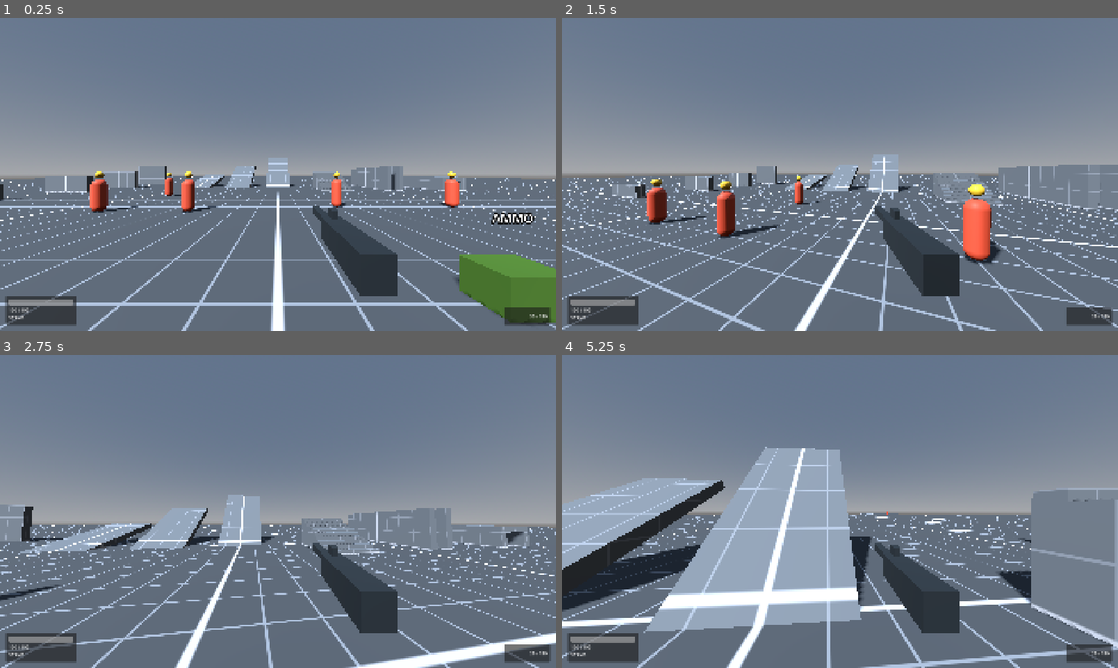
Above: before the commit, frames 1-4 (two rows, left to right).
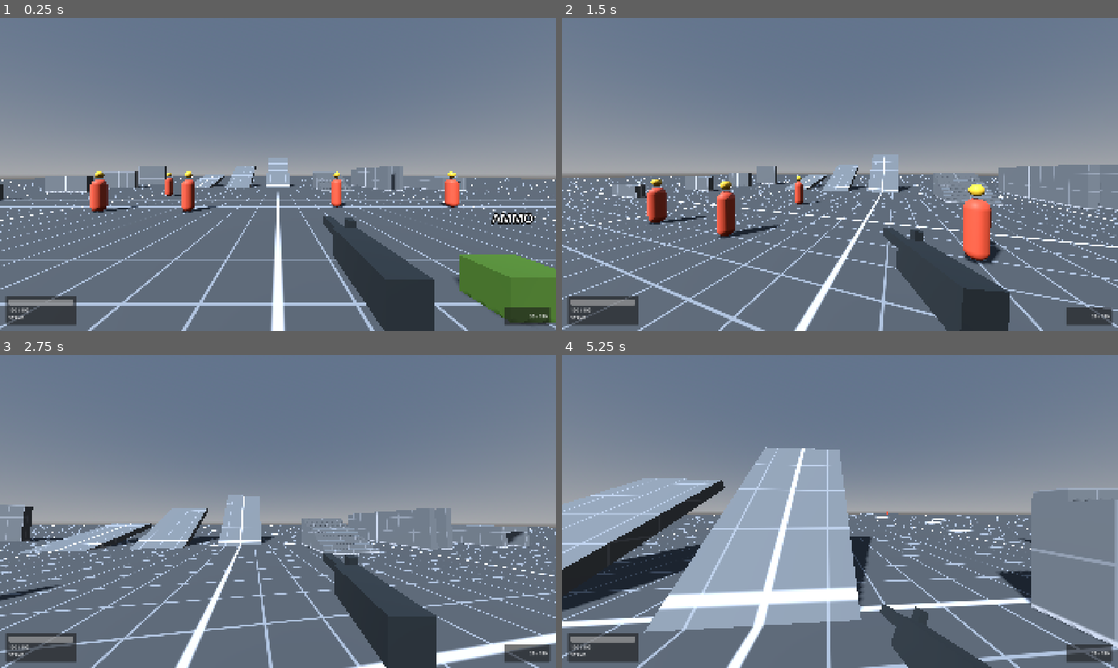
Above: after the commit, the same moments.

Repository: FIOWB21/BattleBitAntigravity
Game: Godot game, scene res://src/maps/testbed/testbed.tscn
Same seed, same stepped clock (60 frames per second), same inputs: the game is played once before the commit and once after it.
Inputs (mouse positions are in pixels of both pictures, inside the frame that each line leads up to):
- Up to frame 1 (0.25 s): no input
- Up to frame 2 (1.5 s): tap Enter at 0.5 s; move the mouse to (867, 174) at 0.52 s; hold W (move_forward) from 0.53 s (still down); click (867, 174) at 0.6 s; tap Space (jump) at 0.77 s; tap Shift (sprint) at 0.8, 1.35 s; move the mouse to (812, 174) at 1.27 s
- Up to frame 3 (2.75 s): keep holding W (move_forward); tap Space (jump) at 1.52 s; click (250, 511) at 1.55 s; move the mouse to (289, 505) at 2.02 s; right-click (289, 505) at 2.1 s; tap Shift (sprint) at 2.3 s
- Up to frame 4 (5.25 s): keep holding W (move_forward); move the mouse to (834, 517) at 2.77 s; tap T (chat) at 2.85 s; tap Space (jump) at 3.02, 3.77, 4.52 s; click (834, 517) at 3.05 s; move the mouse to (878, 514) at 3.52 s; tap Ctrl (crouch) at 3.6 s; tap Shift (sprint) at 3.8 s; tap M (map) at 4.15 s; move the mouse to (795, 508) at 4.27 s; click (795, 508) at 4.35 s; tap R (reload) at 4.9 s; move the mouse to (845, 511) at 5.02 s; tap F (interact) at 5.1 s

The runs differ from the first frame. In frame 1, 2.2% of the frame differs, in the area x 56-79%, y 60-100%; in frame 2, 3.2%; in frame 3, 2.3%; in frame 4, 3.8%, in the area x 56-78%, y 60-100%.

Commit message:
step(2.8): add viewmodel rig and procedural spring animations

Diff:
--- a/src/player/player.gd
+++ b/src/player/player.gd
@@ -135,8 +135,11 @@
 		return
 	if not is_mouse_captured():
 		return
+	var previous_look: Vector2 = Vector2(input_reader.yaw, input_reader.pitch)
 	input_reader.handle_input_event(event)
 	if event is InputEventMouseMotion:
+		if ads_view != null and ads_view.rig != null:
+			ads_view.rig.motion.add_look_delta(Vector2(input_reader.yaw, input_reader.pitch) - previous_look)
 		if head != null:
 			head.rotation.x = input_reader.pitch
 
@@ -227,6 +230,8 @@
 	if ads_view != null:
 		ads_view.apply_ads(ads.amount(true))
 	var horiz_speed: float = Vector2(velocity.x, velocity.z).length()
+	if ads_view != null and ads_view.rig != null:
+		ads_view.rig.advance(delta, horiz_speed, is_on_floor(), motor.is_sprinting)
 	var eff_offset: Vector3 = Vector3.ZERO
 	var eff_rot: Vector3 = Vector3.ZERO
 	if camera_effects != null:
--- /dev/null
+++ b/src/weapons/data/default_viewmodel.tres
@@ -0,0 +1,24 @@
+[gd_resource type="Resource" script_class="ViewmodelConfig" load_steps=3 format=3]
+
+[ext_resource type="Script" path="res://src/weapons/viewmodel_config.gd" id="1"]
+
+[sub_resource type="Curve" id="Reload"]
+_data = [Vector2(0, 0), 0.0, 0.0, 0, 0, Vector2(0.2, 1), 0.0, 0.0, 0, 0, Vector2(0.7, 1), 0.0, 0.0, 0, 0, Vector2(1, 0), 0.0, 0.0, 0, 0]
+point_count = 4
+
+[resource]
+script = ExtResource("1")
+fov = 75.0
+spring_frequency = 5.0
+sway_scale = 0.025
+sway_max_radians = 0.06
+bob_cycles_per_meter = 0.45
+bob_reference_speed = 5.0
+bob_offset = Vector3(0.008, 0.006, 0.0)
+kick_velocity = Vector3(0.0, 0.0, 0.8)
+kick_angular_velocity = Vector3(1.2, 0.0, 0.1)
+sprint_offset = Vector3(0.03, -0.08, 0.03)
+sprint_rotation = Vector3(-0.2, 0.15, -0.35)
+reload_offset = Vector3(0.0, -0.16, 0.06)
+reload_rotation = Vector3(-0.35, 0.1, -0.6)
+reload_curve = SubResource("Reload")
--- /dev/null
+++ b/src/weapons/viewmodel_config.gd
@@ -0,0 +1,17 @@
+class_name ViewmodelConfig
+extends Resource
+
+@export_range(1.0, 179.0) var fov: float = 75.0
+@export var spring_frequency: float = 5.0
+@export var sway_scale: float = 0.025
+@export var sway_max_radians: float = 0.06
+@export var bob_cycles_per_meter: float = 0.45
+@export var bob_reference_speed: float = 5.0
+@export var bob_offset: Vector3 = Vector3(0.008, 0.006, 0.0)
+@export var kick_velocity: Vector3 = Vector3(0.0, 0.0, 0.8)
+@export var kick_angular_velocity: Vector3 = Vector3(1.2, 0.0, 0.1)
+@export var sprint_offset: Vector3 = Vector3(0.03, -0.08, 0.03)
+@export var sprint_rotation: Vector3 = Vector3(-0.2, 0.15, -0.35)
+@export var reload_offset: Vector3 = Vector3(0.0, -0.16, 0.06)
+@export var reload_rotation: Vector3 = Vector3(-0.35, 0.1, -0.6)
+@export var reload_curve: Curve
--- /dev/null
+++ b/src/weapons/viewmodel_motion.gd
@@ -0,0 +1,73 @@
+# Косметическое состояние: не читает Input, не изменяет симуляцию оружия.
+class_name ViewmodelMotion
+extends RefCounted
+
+const MIN_REFERENCE_SPEED: float = 0.001
+
+var offset: ViewmodelSpring = ViewmodelSpring.new()
+var angles: ViewmodelSpring = ViewmodelSpring.new()
+var reload_elapsed: float = 0.0
+var reload_duration: float = 0.0
+var reloading: bool = false
+var _phase: float = 0.0
+var _look_delta: Vector2 = Vector2.ZERO
+
+
+func reset() -> void:
+	offset.reset()
+	angles.reset()
+	reload_elapsed = 0.0
+	reload_duration = 0.0
+	reloading = false
+	_phase = 0.0
+	_look_delta = Vector2.ZERO
+
+
+func add_look_delta(change: Vector2) -> void:
+	_look_delta += change
+
+
+func kick(config: ViewmodelConfig) -> void:
+	offset.velocity += config.kick_velocity
+	angles.velocity += config.kick_angular_velocity
+
+
+func start_reload(duration: float) -> void:
+	reload_elapsed = 0.0
+	reload_duration = maxf(duration, 0.0)
+	reloading = reload_duration > 0.0
+
+
+func stop_reload() -> void:
+	reloading = false
+
+
+func advance(config: ViewmodelConfig, delta: float, speed: float,
+		grounded: bool, sprinting: bool) -> void:
+	if not is_finite(delta) or delta <= 0.0:
+		return
+	var walking_speed: float = maxf(speed, 0.0) if grounded else 0.0
+	_phase = fposmod(_phase + walking_speed * config.bob_cycles_per_meter * TAU * delta, TAU)
+	var bob: float = clampf(walking_speed / maxf(config.bob_reference_speed, MIN_REFERENCE_SPEED), 0.0, 1.0)
+	var target: Vector3 = Vector3(sin(_phase), cos(_phase * 2.0), 0.0) * config.bob_offset * bob
+	var sway: Vector2 = (_look_delta * config.sway_scale / delta).limit_length(config.sway_max_radians)
+	_look_delta = Vector2.ZERO
+	var rotation_target: Vector3 = Vector3(-sway.y, -sway.x, -sway.x)
+	if sprinting:
+		target += config.sprint_offset
+		rotation_target += config.sprint_rotation
+	var reload_amount: float = _advance_reload(config, delta)
+	target += config.reload_offset * reload_amount
+	rotation_target += config.reload_rotation * reload_amount
+	offset.advance(target, config.spring_frequency, delta)
+	angles.advance(rotation_target, config.spring_frequency, delta)
+
+
+func _advance_reload(config: ViewmodelConfig, delta: float) -> float:
+	if not reloading:
+		return 0.0
+	reload_elapsed = minf(reload_elapsed + delta, reload_duration)
+	var progress: float = reload_elapsed / reload_duration
+	if progress >= 1.0:
+		reloading = false
+	return config.reload_curve.sample(progress) if config.reload_curve != null else sin(PI * progress)
--- /dev/null
+++ b/src/weapons/viewmodel_rig.gd
@@ -0,0 +1,77 @@
+# Отдельный узел представления под камерой. Все модели прогреты до кадрового цикла.
+class_name ViewmodelRig
+extends Node3D
+
+const DEFAULT_CONFIG: ViewmodelConfig = preload("res://src/weapons/data/default_viewmodel.tres")
+const RENDER_PRIORITY: int = 127
+
+var motion: ViewmodelMotion = ViewmodelMotion.new()
+var config: ViewmodelConfig = DEFAULT_CONFIG
+var _weapon: Weapon
+
+
+func bind_weapon(weapon: Weapon) -> void:
+	_disconnect_weapon()
+	_weapon = weapon
+	motion.reset()
+	position = Vector3.ZERO
+	rotation = Vector3.ZERO
+	if weapon == null:
+		return
+	config = weapon.data.viewmodel_config if weapon.data.viewmodel_config != null else DEFAULT_CONFIG
+	weapon.fired.connect(_on_fired)
+	weapon.reload_started.connect(_on_reload_started)
+	weapon.reload_finished.connect(_on_reload_stopped)
+	weapon.reload_cancelled.connect(_on_reload_stopped)
+	if weapon.state == Weapon.State.RELOADING:
+		_on_reload_started()
+
+
+func _disconnect_weapon() -> void:
+	if not is_instance_valid(_weapon):
+		return
+	_weapon.fired.disconnect(_on_fired)
+	_weapon.reload_started.disconnect(_on_reload_started)
+	_weapon.reload_finished.disconnect(_on_reload_stopped)
+	_weapon.reload_cancelled.disconnect(_on_reload_stopped)
+
+
+func advance(delta: float, speed: float, grounded: bool, sprinting: bool) -> void:
+	if _weapon == null:
+		return
+	motion.advance(config, delta, speed, grounded, sprinting)
+	position = motion.offset.value
+	rotation = motion.angles.value
+
+
+func prepare_geometry(geometry: GeometryInstance3D, settings: ViewmodelConfig) -> void:
+	geometry.cast_shadow = GeometryInstance3D.SHADOW_CASTING_SETTING_OFF
+	geometry.ignore_occlusion_culling = true
+	if not geometry is MeshInstance3D:
+		return
+	var instance: MeshInstance3D = geometry as MeshInstance3D
+	if instance.mesh == null:
+		return
+	instance.mesh = instance.mesh.duplicate() as Mesh
+	for surface: int in range(instance.mesh.get_surface_count()):
+		var source: Material = instance.get_active_material(surface)
+		var material: BaseMaterial3D = source.duplicate() as BaseMaterial3D if source is BaseMaterial3D else StandardMaterial3D.new()
+		material.use_fov_override = true
+		material.fov_override = settings.fov
+		material.no_depth_test = true
+		material.transparency = BaseMaterial3D.TRANSPARENCY_ALPHA
+		material.render_priority = RENDER_PRIORITY
+		instance.mesh.surface_set_material(surface, material)
+
+
+func _on_fired(_tick: int) -> void:
+	motion.kick(config)
+
+
+func _on_reload_started() -> void:
+	var duration: float = _weapon.data.reload_empty_time if _weapon.ammo_in_mag == 0 else _weapon.data.reload_time
+	motion.start_reload(duration)
+
+
+func _on_reload_stopped() -> void:
+	motion.stop_reload()
--- /dev/null
+++ b/src/weapons/viewmodel_spring.gd
@@ -0,0 +1,22 @@
+# Точное решение критически затухающей пружины при постоянной цели за кадр.
+class_name ViewmodelSpring
+extends RefCounted
+
+var value: Vector3 = Vector3.ZERO
+var velocity: Vector3 = Vector3.ZERO
+
+
+func reset() -> void:
+	value = Vector3.ZERO
+	velocity = Vector3.ZERO
+
+
+func advance(target: Vector3, frequency: float, delta: float) -> void:
+	if not is_finite(delta) or delta <= 0.0:
+		return
+	var omega: float = TAU * maxf(frequency, 0.0)
+	var offset: Vector3 = value - target
+	var coefficient: Vector3 = velocity + offset * omega
+	var decay: float = exp(-omega * delta)
+	value = target + (offset + coefficient * delta) * decay
+	velocity = (velocity - coefficient * omega * delta) * decay
--- a/src/weapons/weapon_ads_view.gd
+++ b/src/weapons/weapon_ads_view.gd
@@ -6,6 +6,7 @@
 
 var model: Node3D
 var overlay: ScopeOverlay
+var rig: ViewmodelRig
 
 var _weapon: Weapon
 var _local: bool = false
@@ -28,33 +29,44 @@
 		overlay = ScopeOverlay.new()
 		canvas.add_child(overlay)
 	_select_model()
+	if rig != null:
+		rig.bind_weapon(_weapon if _local else null)
 
 
 # Предварительная загрузка всего комплекта: смена в физическом тике не создаёт модель.
 func cache_weapon(weapon: Weapon, local: bool) -> void:
 	if not local or weapon == null or _models.has(weapon):
 		return
+	if rig == null:
+		rig = ViewmodelRig.new()
+		rig.name = "ViewmodelRig"
+		add_child(rig)
 	var scene: PackedScene = weapon.data.viewmodel_scene
 	var cached: Node3D = (scene if scene != null else FALLBACK_MODEL).instantiate() as Node3D
 	_models[weapon] = cached
 	var geometry: Array[GeometryInstance3D] = []
 	_geometries[weapon] = geometry
 	if cached != null:
-		add_child(cached)
+		rig.add_child(cached)
 		cached.visible = false
 		_cache_geometry(cached, geometry)
+		var settings: ViewmodelConfig = weapon.data.viewmodel_config
+		for item: GeometryInstance3D in geometry:
+			rig.prepare_geometry(item, settings if settings != null else ViewmodelRig.DEFAULT_CONFIG)
 
 
 func _rebuild() -> void:
 	if _models.has(_weapon):
 		var cached: Node3D = _models[_weapon]
 		if is_instance_valid(cached):
-			remove_child(cached)
+			cached.get_parent().remove_child(cached)
 			cached.queue_free()
 		_models.erase(_weapon)
 		_geometries.erase(_weapon)
 	model = null
 	_select_model()
+	if rig != null:
+		rig.bind_weapon(_weapon if _local else null)
 
 
 func _select_model() -> void:
--- a/src/weapons/weapon_data.gd
+++ b/src/weapons/weapon_data.gd
@@ -60,6 +60,7 @@
 @export var spread_max_deg: float = 15.0
 
 @export_group("Presentation")
+@export var viewmodel_config: ViewmodelConfig
 @export var viewmodel_hip_offset: Vector3 = Vector3(0.22, -0.22, -0.5)
 @export var viewmodel_ads_offset: Vector3 = Vector3(0.0, -0.1, -0.5)
 @export var scope_overlay_enabled: bool = true
--- a/tests/unit/test_player_ads.gd
+++ b/tests/unit/test_player_ads.gd
@@ -100,7 +100,7 @@
 	assert_eq(_player.ads.fraction, 0.0)
 	assert_eq(_player.ads.visual_fraction, 0.0)
 	assert_eq(_player.input_reader.aim_sensitivity_scale, 1.0)
-	assert_eq(_player.ads_view.get_child_count(), 3, "Two cached models and one canvas after rebuild")
+	assert_eq(_player.ads_view.rig.get_child_count(), 2, "Two cached models after rebuild")
 
 
 func test_remote_player_has_no_local_model_or_scope() -> void:
--- /dev/null
+++ b/tests/unit/test_viewmodel_motion.gd
@@ -0,0 +1,136 @@
+extends GutTest
+
+const EPSILON: float = 0.0001
+const CONFIG: ViewmodelConfig = preload("res://src/weapons/data/default_viewmodel.tres")
+
+
+func test_analytic_spring_matches_subdivided_time_and_large_frames() -> void:
+	for fps: int in [5, 15, 30, 60, 144, 360]:
+		var spring: ViewmodelSpring = ViewmodelSpring.new()
+		spring.velocity = Vector3(1.0, -2.0, 3.0)
+		var single: ViewmodelSpring = ViewmodelSpring.new()
+		single.velocity = spring.velocity
+		var target: Vector3 = Vector3(0.2, -0.1, 0.3)
+		single.advance(target, 2.0, 1.0)
+		for frame: int in range(fps):
+			spring.advance(target, 2.0, 1.0 / fps)
+		assert_almost_eq(spring.value, single.value, EPSILON)
+		assert_almost_eq(spring.velocity, single.velocity, EPSILON)
+		spring.advance(target, 5.0, 10.0)
+		assert_almost_eq(spring.value, target, EPSILON)
+		assert_true(spring.velocity.is_finite())
+	print("ACCEPT 2.8: analytic springs stable at 5..360 FPS and 10-second frame")
+
+
+func test_invalid_delta_is_ignored_and_reset_clears_impulses() -> void:
+	var spring: ViewmodelSpring = ViewmodelSpring.new()
+	spring.velocity = Vector3.ONE
+	for delta: float in [0.0, -1.0, INF, NAN]:
+		spring.advance(Vector3.ONE, 5.0, delta)
+		assert_eq(spring.value, Vector3.ZERO)
+		assert_eq(spring.velocity, Vector3.ONE)
+	spring.reset()
+	assert_eq(spring.velocity, Vector3.ZERO)
+
+
+func test_zero_frequency_is_free_motion() -> void:
+	var spring: ViewmodelSpring = ViewmodelSpring.new()
+	spring.velocity = Vector3(0.1, 0.0, 0.0)
+	spring.advance(Vector3.ONE, 0.0, 2.0)
+	assert_almost_eq(spring.value, Vector3(0.2, 0.0, 0.0), EPSILON)
+
+
+func test_kick_impulse_returns_to_rest_at_low_and_high_fps() -> void:
+	for fps: int in [5, 15, 60, 144, 360]:
+		var motion: ViewmodelMotion = ViewmodelMotion.new()
+		motion.kick(CONFIG)
+		assert_eq(motion.offset.velocity, CONFIG.kick_velocity)
+		for frame: int in range(fps * 2):
+			motion.advance(CONFIG, 1.0 / fps, 0.0, true, false)
+			assert_true(motion.offset.value.is_finite())
+			assert_lt(motion.offset.value.length(), 1.0)
+		assert_almost_eq(motion.offset.value, Vector3.ZERO, EPSILON)
+		assert_almost_eq(motion.angles.value, Vector3.ZERO, EPSILON)
+
+
+func test_mouse_sway_is_bounded_and_does_not_depend_on_event_count() -> void:
+	var batched: ViewmodelMotion = ViewmodelMotion.new()
+	var split: ViewmodelMotion = ViewmodelMotion.new()
+	batched.add_look_delta(Vector2(0.2, -0.1))
+	for event: int in range(10):
+		split.add_look_delta(Vector2(0.02, -0.01))
+	batched.advance(CONFIG, 0.1, 0.0, true, false)
+	split.advance(CONFIG, 0.1, 0.0, true, false)
+	assert_almost_eq(batched.angles.value, split.angles.value, EPSILON)
+	assert_gt(absf(batched.angles.value.y), 0.0)
+	assert_lte(batched.angles.value.length(), CONFIG.sway_max_radians * sqrt(2.0))
+	batched.advance(CONFIG, 2.0, 0.0, true, false)
+	assert_almost_eq(batched.angles.value, Vector3.ZERO, EPSILON)
+
+
+func test_continuous_mouse_motion_has_same_response_at_different_fps() -> void:
+	var reference: Vector3 = Vector3.ZERO
+	for fps: int in [15, 60, 144, 360]:
+		var motion: ViewmodelMotion = ViewmodelMotion.new()
+		for frame: int in range(fps):
+			motion.add_look_delta(Vector2(0.5, -0.3) / fps)
+			motion.advance(CONFIG, 1.0 / fps, 0.0, true, false)
+		if reference == Vector3.ZERO:
+			reference = motion.angles.value
+		assert_almost_eq(motion.angles.value, reference, EPSILON)
+
+
+func test_bob_requires_grounded_movement_and_remains_bounded() -> void:
+	var motion: ViewmodelMotion = ViewmodelMotion.new()
+	motion.advance(CONFIG, 0.1, 5.0, false, false)
+	assert_eq(motion.offset.value, Vector3.ZERO)
+	motion.advance(CONFIG, 0.1, 0.0, true, false)
+	assert_eq(motion.offset.value, Vector3.ZERO)
+	motion.advance(CONFIG, 0.1, 5.0, true, false)
+	assert_gt(motion.offset.value.length(), 0.0)
+	for frame: int in range(120):
+		motion.advance(CONFIG, 0.1, 100.0, true, false)
+		assert_lt(motion.offset.value.length(), CONFIG.bob_offset.length())
+	motion.advance(CONFIG, 2.0, 0.0, false, false)
+	assert_almost_eq(motion.offset.value, Vector3.ZERO, EPSILON)
+
+
+func test_sprint_pose_converges_and_returns_without_bob() -> void:
+	var motion: ViewmodelMotion = ViewmodelMotion.new()
+	motion.advance(CONFIG, 1.0, 0.0, true, true)
+	assert_almost_eq(motion.offset.value, CONFIG.sprint_offset, EPSILON)
+	assert_almost_eq(motion.angles.value, CONFIG.sprint_rotation, EPSILON)
+	motion.advance(CONFIG, 1.0, 0.0, true, false)
+	assert_almost_eq(motion.offset.value, Vector3.ZERO, EPSILON)
+	assert_almost_eq(motion.angles.value, Vector3.ZERO, EPSILON)
+
+
+func test_reload_curve_duration_cancel_and_zero_duration() -> void:
+	assert_eq(CONFIG.reload_curve.sample(0.0), 0.0)
+	assert_eq(CONFIG.reload_curve.sample(1.0), 0.0)
+	var motion: ViewmodelMotion = ViewmodelMotion.new()
+	motion.start_reload(2.0)
+	motion.advance(CONFIG, 0.5, 0.0, true, false)
+	assert_true(motion.reloading)
+	assert_almost_eq(motion.offset.value, CONFIG.reload_offset, EPSILON)
+	motion.stop_reload()
+	motion.advance(CONFIG, 1.0, 0.0, true, false)
+	assert_almost_eq(motion.offset.value, Vector3.ZERO, EPSILON)
+	motion.start_reload(0.0)
+	assert_false(motion.reloading)
+	motion.start_reload(2.0)
+	motion.advance(CONFIG, 2.0, 0.0, true, false)
+	assert_false(motion.reloading)
+	assert_eq(motion.reload_elapsed, 2.0)
+
+
+func test_reset_clears_all_motion_state() -> void:
+	var motion: ViewmodelMotion = ViewmodelMotion.new()
+	motion.start_reload(2.0)
+	motion.kick(CONFIG)
+	motion.add_look_delta(Vector2.ONE)
+	motion.reset()
+	motion.advance(CONFIG, 0.1, 0.0, true, false)
+	assert_eq(motion.offset.value, Vector3.ZERO)
+	assert_eq(motion.angles.value, Vector3.ZERO)
+	assert_false(motion.reloading)
--- /dev/null
+++ b/tests/unit/test_viewmodel_rig.gd
@@ -0,0 +1,156 @@
+extends GutTest
+
+var _player: Player
+
+
+func before_each() -> void:
+	_player = (load("res://src/player/player.tscn") as PackedScene).instantiate() as Player
+	add_child_autofree(_player)
+	_player.set_physics_process(false)
+	_player.set_process(false)
+	_player.release_mouse()
+
+
+func test_rig_is_under_camera_and_all_cached_models_use_private_overlay_materials() -> void:
+	var rig: ViewmodelRig = _player.ads_view.rig
+	assert_true(_player.camera.is_ancestor_of(rig))
+	assert_eq(rig.get_child_count(), 2)
+	var materials: Array[Material] = []
+	for model: Node in rig.get_children():
+		for child: Node in model.get_children():
+			var mesh: MeshInstance3D = child as MeshInstance3D
+			var material: BaseMaterial3D = mesh.get_active_material(0) as BaseMaterial3D
+			assert_true(material.use_fov_override)
+			assert_true(material.no_depth_test)
+			assert_eq(material.fov_override, rig.config.fov)
+			assert_eq(material.render_priority, ViewmodelRig.RENDER_PRIORITY)
+			assert_null(mesh.get_surface_override_material(0))
+			assert_false(materials.has(material))
+			materials.append(material)
+			assert_true(mesh.ignore_occlusion_culling)
+			assert_eq(mesh.cast_shadow, GeometryInstance3D.SHADOW_CASTING_SETTING_OFF)
+
+
+func test_world_fov_changes_do_not_change_viewmodel_projection() -> void:
+	var mesh: MeshInstance3D = _player.ads_view.model.get_node("Receiver") as MeshInstance3D
+	var material: BaseMaterial3D = mesh.get_active_material(0) as BaseMaterial3D
+	for fov: float in [60.0, 90.0, 120.0]:
+		_player.camera.fov = fov
+		_player.ads_view.rig.advance(0.1, 0.0, true, false)
+		assert_eq(material.fov_override, 75.0)
+
+
+func test_scene_materials_remain_unchanged_and_repeated_immediate_free_is_safe() -> void:
+	var scene: PackedScene = load("res://src/weapons/temporary_viewmodel.tscn") as PackedScene
+	var model: Node = scene.instantiate()
+	var mesh: MeshInstance3D = model.get_node("Receiver") as MeshInstance3D
+	var source_mesh: Mesh = mesh.mesh
+	var material: BaseMaterial3D = mesh.get_active_material(0) as BaseMaterial3D
+	assert_false(material.use_fov_override)
+	assert_false(material.no_depth_test)
+	assert_eq(material.transparency, BaseMaterial3D.TRANSPARENCY_DISABLED)
+	model.free()
+	for cycle: int in range(3):
+		var player: Player = (load("res://src/player/player.tscn") as PackedScene).instantiate() as Player
+		add_child(player)
+		assert_ne((player.ads_view.model.get_node("Receiver") as MeshInstance3D).mesh, source_mesh)
+		player.free()
+		await get_tree().process_frame
+
+
+func test_authoritative_fire_kicks_and_blocked_or_reloading_weapon_does_not() -> void:
+	var rig: ViewmodelRig = _player.ads_view.rig
+	var weapon: Weapon = _player.weapon
+	var inp: PlayerInput = PlayerInput.new()
+	inp.tick = 1
+	inp.buttons = PlayerInput.BTN_FIRE
+	weapon.simulate(inp, true)
+	assert_eq(rig.motion.offset.velocity, Vector3.ZERO)
+	inp.tick += 1
+	inp.buttons = 0
+	weapon.simulate(inp)
+	inp.tick += 1
+	inp.buttons = PlayerInput.BTN_FIRE
+	weapon.simulate(inp)
+	assert_eq(rig.motion.offset.velocity, rig.config.kick_velocity)
+	rig.motion.reset()
+	inp.tick += 1
+	inp.buttons = PlayerInput.BTN_RELOAD
+	weapon.simulate(inp)
+	assert_true(rig.motion.reloading)
+	inp.tick += 1
+	inp.buttons = PlayerInput.BTN_FIRE
+	weapon.simulate(inp)
+	assert_eq(rig.motion.offset.velocity, Vector3.ZERO)
+
+
+func test_shot_signal_kicks_once_and_binding_disconnects_previous_weapon() -> void:
+	var rig: ViewmodelRig = _player.ads_view.rig
+	var primary: Weapon = _player.weapon
+	var secondary: Weapon = _player.inventory.weapon_at(2)
+	var ammo: int = primary.ammo_in_mag
+	primary.fired.emit(1)
+	assert_eq(rig.motion.offset.velocity, rig.config.kick_velocity)
+	assert_eq(primary.ammo_in_mag, ammo, "Presentation cannot spend ammunition")
+	rig.bind_weapon(secondary)
+	primary.fired.emit(2)
+	assert_eq(rig.motion.offset.velocity, Vector3.ZERO)
+	secondary.fired.emit(3)
+	assert_eq(rig.motion.offset.velocity, rig.config.kick_velocity)
+	rig.bind_weapon(secondary)
+	secondary.fired.emit(4)
+	assert_eq(rig.motion.offset.velocity, rig.config.kick_velocity)
+	rig.bind_weapon(null)
+	secondary.fired.emit(5)
+	assert_eq(rig.motion.offset.velocity, Vector3.ZERO)
+
+
+func test_reload_signals_use_tactical_and_empty_duration_and_handle_cancellation() -> void:
+	var weapon: Weapon = _player.weapon
+	var rig: ViewmodelRig = _player.ads_view.rig
+	weapon.reload_started.emit()
+	assert_eq(rig.motion.reload_duration, weapon.data.reload_time)
+	rig.advance(0.5, 0.0, true, false)
+	assert_true(rig.motion.reloading)
+	weapon.reload_cancelled.emit()
+	assert_false(rig.motion.reloading)
+	weapon.ammo_in_mag = 0
+	weapon.reload_started.emit()
+	assert_eq(rig.motion.reload_duration, weapon.data.reload_empty_time)
+	weapon.reload_finished.emit()
+	assert_false(rig.motion.reloading)
+
+
+func test_actual_mouse_event_produces_sway_without_changing_weapon_state() -> void:
+	_player.capture_mouse()
+	var event: InputEventMouseMotion = InputEventMouseMotion.new()
+	event.relative = Vector2(25.0, -10.0)
+	event.screen_relative = event.relative
+	_player.handle_input_event(event)
+	_player.update_camera_visuals(1.0 / 60.0)
+	assert_gt(_player.ads_view.rig.rotation.length(), 0.0)
+	assert_eq(_player.weapon.state, Weapon.State.IDLE)
+	_player.release_mouse()
+
+
+func test_remote_player_allocates_no_viewmodel_rig() -> void:
+	var remote: Player = (load("res://src/player/player.tscn") as PackedScene).instantiate() as Player
+	remote.is_local_player = false
+	add_child_autofree(remote)
+	assert_null(remote.ads_view.rig)
+	assert_null(remote.ads_view.model)
+
+
+func test_custom_resource_changes_fov_and_reconfigure_resets_pose() -> void:
+	var data: WeaponData = _player.weapon.data.duplicate() as WeaponData
+	data.viewmodel_config = ViewmodelRig.DEFAULT_CONFIG.duplicate() as ViewmodelConfig
+	data.viewmodel_config.fov = 85.0
+	_player.weapon.setup(data)
+	var mesh: MeshInstance3D = _player.ads_view.model.get_node("Receiver") as MeshInstance3D
+	assert_eq((mesh.get_active_material(0) as BaseMaterial3D).fov_override, 85.0)
+	_player.weapon.fired.emit(1)
+	_player.ads_view.rig.advance(0.01, 0.0, true, false)
+	assert_gt(_player.ads_view.rig.position.length(), 0.0)
+	_player.weapon.setup(data)
+	assert_eq(_player.ads_view.rig.position, Vector3.ZERO)
+	assert_eq(_player.ads_view.rig.motion.offset.velocity, Vector3.ZERO)
Not shown, added: src/weapons/viewmodel_config.gd.uid
Not shown, added: src/weapons/viewmodel_motion.gd.uid
Not shown, added: src/weapons/viewmodel_rig.gd.uid
Not shown, added: src/weapons/viewmodel_spring.gd.uid
Not shown, added: tests/unit/test_viewmodel_motion.gd.uid
Not shown, added: tests/unit/test_viewmodel_rig.gd.uid
Not shown, changed: ARCHITECTURE.md
Not shown, changed: ASSETS.md
Not shown, changed: CHANGELOG.md
Not shown, changed: PROGRESS.md
